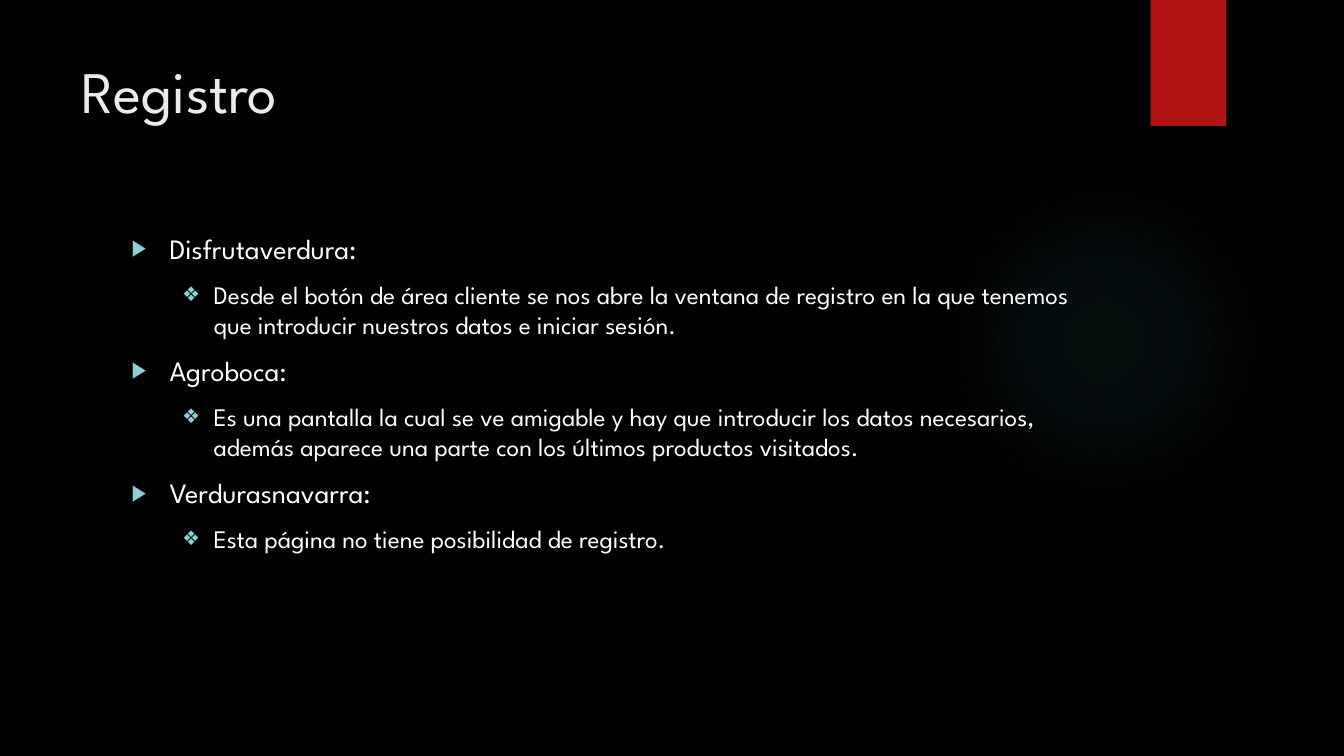
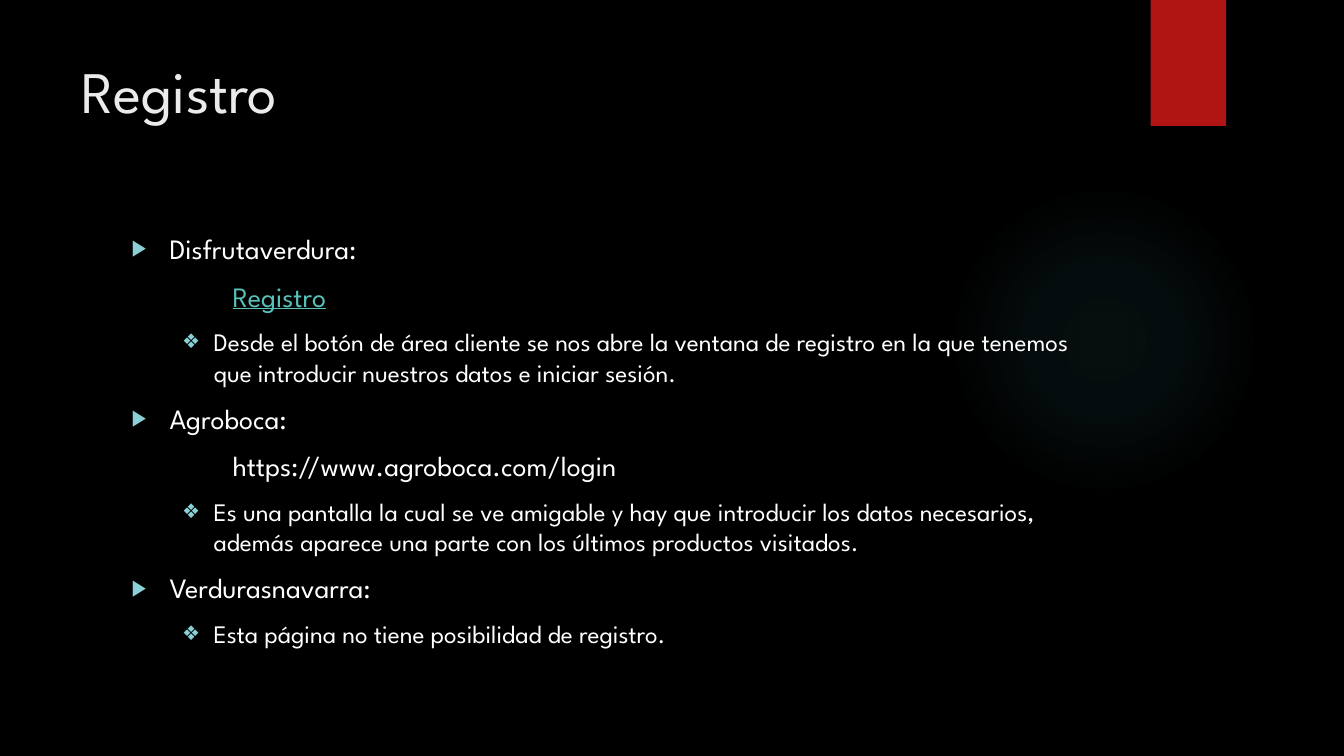
Before and after one commit to Javier798/DesInterfacesWeb, a slide deck: slide 8 of Ejercicio de prototipado y comparación de webs.pptx. Drawn at 1344x756 pixels with LibreOffice and Linux fonts; fonts in the diff are those of the drawing; background and template pictures are left out. Boxes give left, top, right and bottom in pixels: in the first picture for what was removed or moved away, otherwise in the second. Text is boxed around its words. In the diff, an @@ line names an element or a change of style, - is before the commit and + after.

```diff
--- a/Ejercicio de prototipado y comparación de webs.pptx
+++ b/Ejercicio de prototipado y comparación de webs.pptx
@@ text at bbox=[233, 288, 327, 313]: paragraph added @@
+Registro
@@ text at bbox=[233, 456, 617, 482]: paragraph added @@
+https://www.agroboca.com/login
```
Also in this commit, not shown: 3 other slides changed.
